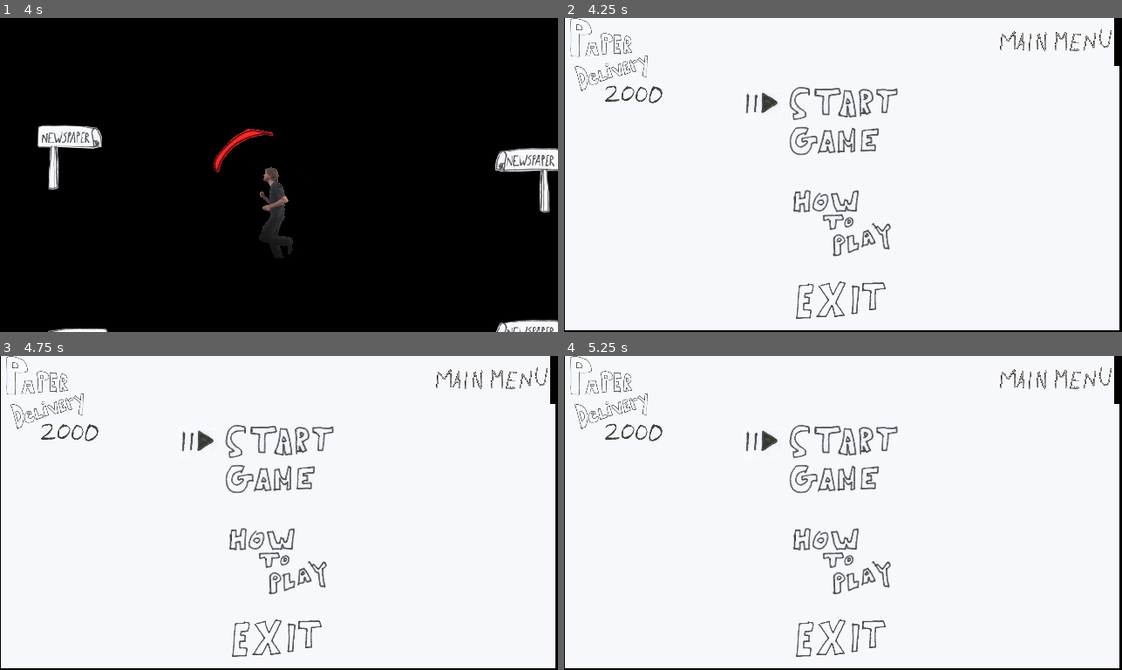
Above: before the commit, frames 1-4 (two rows, left to right).
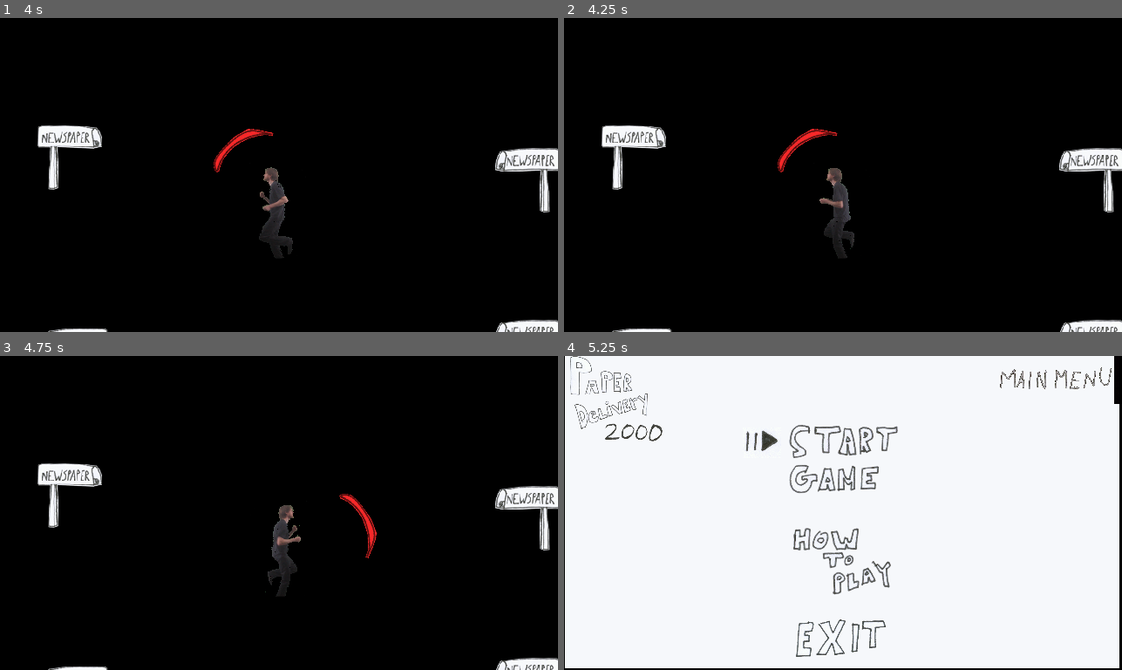
Above: after the commit, the same moments.

Repository: granumignis/PaperDelivery2000
Game: Godot game, scene res://UI/TitleScreen.tscn
The game is run twice, just before and just after one commit, with the same random seed, the same clock (stepped at 60 frames per second) and the same inputs.
Inputs (mouse positions are in pixels of both pictures, inside the frame that each line leads up to):
- Up to frame 1 (4 s): tap Enter (Menu_ChooseOption) at 0.5, 2 s; move the mouse to (251, 237) at 0.52 s; hold Up (ui_up) 0.53-2.03 s; tap Space at 1.25 s; move the mouse to (446, 222) at 1.27 s; move the mouse to (111, 127) at 2.02 s; hold Left (ui_left) 2.03-3.53 s; move the mouse to (306, 175) at 2.77 s; move the mouse to (195, 96) at 3.52 s; hold Down (ui_down) from 3.53 s (still down)
- Up to frame 2 (4.25 s): keep holding Down (ui_down); tap Enter (Menu_ChooseOption) at 4.15 s
- Up to frame 3 (4.75 s): move the mouse to (401, 497) at 4.27 s; release Down (ui_down) at 4.28 s; hold Right (ui_right) from 4.28 s (still down)
- Up to frame 4 (5.25 s): tap Escape (pause) at 4.9 s; release Right (ui_right) at 5 s; click (848, 566) at 5 s, where only the run after the commit has a clickable "Main Menu"

Frame 1 is identical in both runs. In frame 2, 98% of the frame differs, in the area x 0-100%, y 0-100%; in frame 3, 98%; in frame 4, nothing differs.

Commit message:
fixed bug where pause menu was active (but invisible) during gameplay

Diff:
--- a/UI/MainMenu.tscn
+++ b/UI/MainMenu.tscn
@@ -1,10 +1,11 @@
-[gd_scene load_steps=9 format=2]
+[gd_scene load_steps=10 format=2]
 
 [ext_resource path="res://Art/FontTry/BebasNeue Bold.ttf" type="DynamicFontData" id=1]
 [ext_resource path="res://UI/MainMenu.gd" type="Script" id=2]
 [ext_resource path="res://Art/Game-Resolution/MainMenu_01.png" type="Texture" id=3]
 [ext_resource path="res://Art/Game-Resolution/MenuSelecter_StartGame.png" type="Texture" id=4]
 [ext_resource path="res://Art/Game-Resolution/MenuSelecter_HowToPlay.png" type="Texture" id=5]
+[ext_resource path="res://Art/Game-Resolution/MenuSelecter_Exit.png" type="Texture" id=6]
 
 [sub_resource type="DynamicFont" id=1]
 size = 8
@@ -91,6 +92,6 @@
 visible = false
 position = Vector2( 55.8078, 79.7021 )
 scale = Vector2( 0.083, 0.083 )
-texture = ExtResource( 5 )
+texture = ExtResource( 6 )
 [connection signal="pressed" from="StartGameButton" to="." method="_on_StartGameButton_pressed"]
 [connection signal="pressed" from="ExitButton" to="." method="_on_ExitButton_pressed"]
--- a/UI/PauseMenu.gd
+++ b/UI/PauseMenu.gd
@@ -21,21 +21,22 @@
 	if Input.is_action_just_pressed("pause"):
 		self.paused = !paused
 
-	if Input.is_action_just_pressed("ui_up"):
-		if selectedMenuItem != minMenuItem:
-			selectedMenuItem -= 1
-			print(str(selectedMenuItem))
-			highlightMenuItem(selectedMenuItem)
-	if Input.is_action_just_pressed("ui_down"):
-		if selectedMenuItem != maxMenuItem:
-			selectedMenuItem += 1
-			print(str(selectedMenuItem))
-			highlightMenuItem(selectedMenuItem)
-	if Input.is_action_just_pressed("Menu_ChooseOption"):
-		if selectedMenuItem == 0:
-			_on_ResumeButton_pressed()
-		if selectedMenuItem == 1:
-			_on_MainMenuButton_pressed()
+	if (paused):
+		if Input.is_action_just_pressed("ui_up"):
+			if selectedMenuItem != minMenuItem:
+				selectedMenuItem -= 1
+				print(str(selectedMenuItem))
+				highlightMenuItem(selectedMenuItem)
+		if Input.is_action_just_pressed("ui_down"):
+			if selectedMenuItem != maxMenuItem:
+				selectedMenuItem += 1
+				print(str(selectedMenuItem))
+				highlightMenuItem(selectedMenuItem)
+		if Input.is_action_just_pressed("Menu_ChooseOption"):
+			if selectedMenuItem == 0:
+				_on_ResumeButton_pressed()
+			if selectedMenuItem == 1:
+				_on_MainMenuButton_pressed()
 
 
 func _on_ResumeButton_pressed():
Binary file added: Art/Game-Resolution/MenuSelecter_Exit.png
Not shown, added: Art/Game-Resolution/MenuSelecter_Exit.png.import
Not shown, added: Art/Game-Resolution/MenuSelecter_Exit.psd
